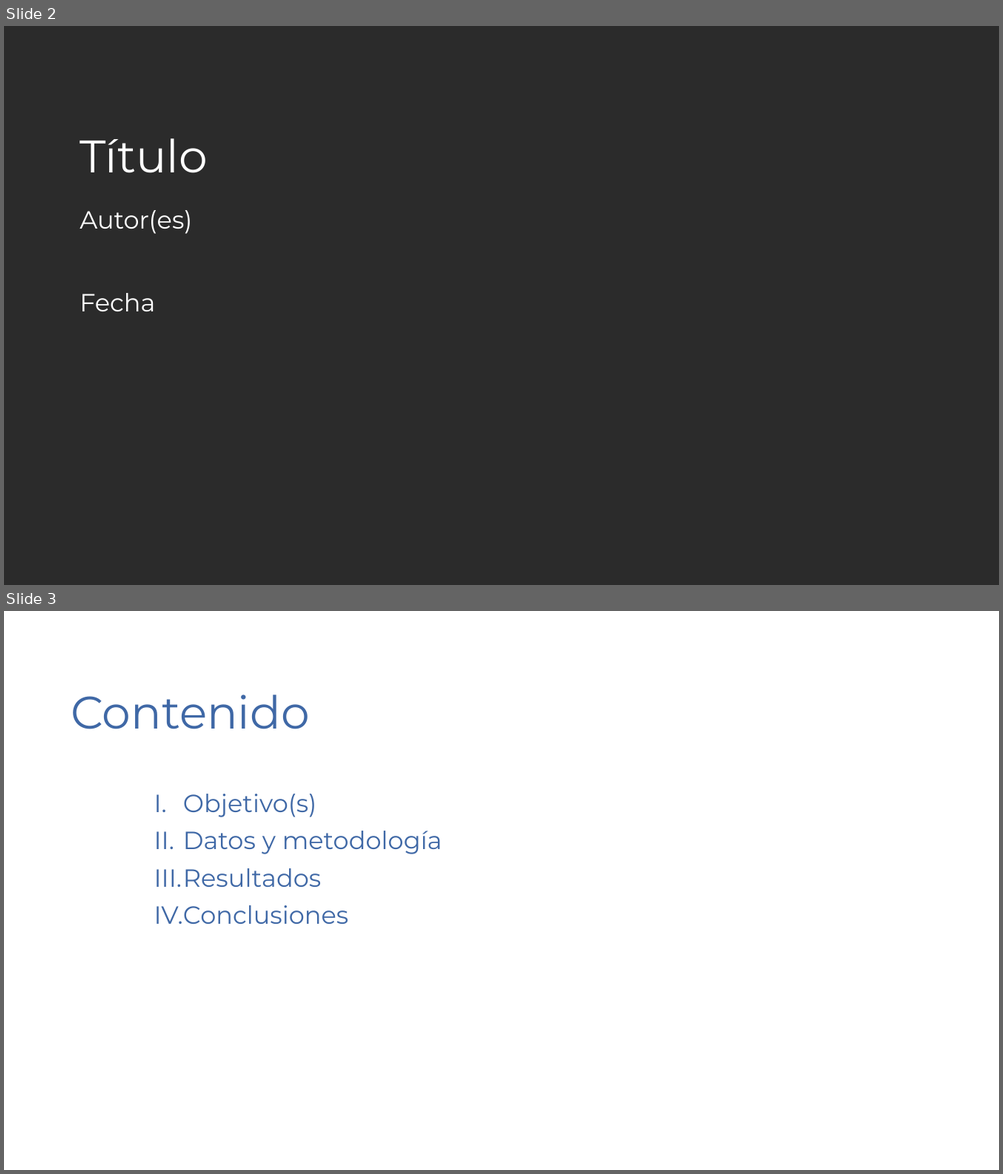
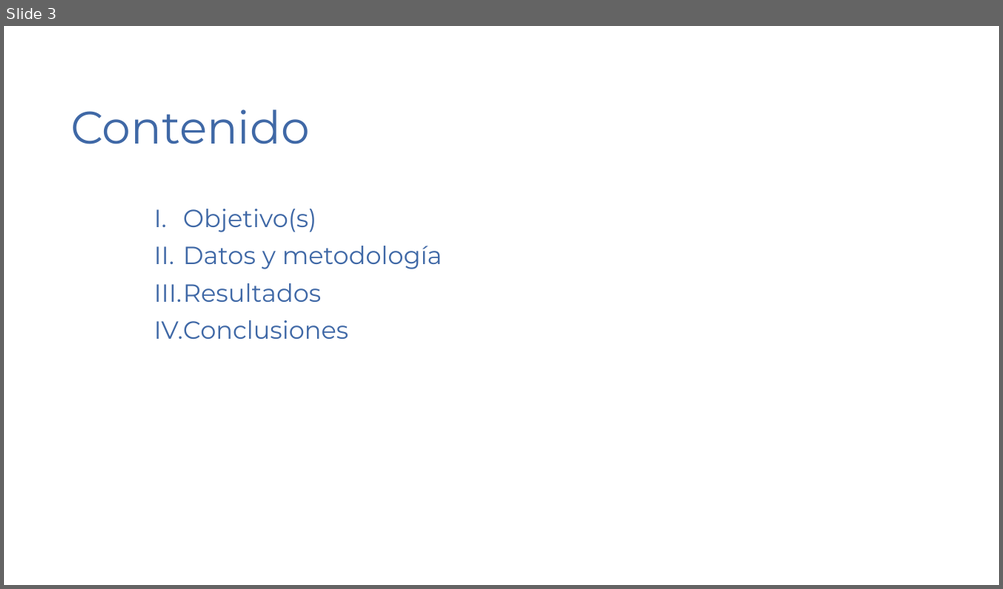
Before and after one commit to JoseBurg/sensibilidad-tc-recuadro, a slide deck: Template Presentación Recuadros.pptx. Shown one above the other, each under a label of ours: slides 2 and 3 before the commit, slide 3 after it. The pictures are 1003x1174 and 1003x589 pixels, drawn with LibreOffice and Linux fonts; fonts in the diff are those of the drawing; background and template pictures are left out; a plain dark background stands for a picture behind light text. Boxes give left, top, right and bottom in pixels: in the first picture for what was removed or moved away, otherwise in the second. Text is boxed around its words. In the diff, an @@ line names an element or a change of style, - is before the commit and + after.

```diff
--- a/Template Presentación Recuadros.pptx
+++ b/Template Presentación Recuadros.pptx
@@ slide 2 removed at bbox=[4, 26, 999, 585], background picture (left out) @@
@@ title removed at bbox=[79, 138, 208, 173] @@
-Título
@@ text removed at bbox=[79, 210, 192, 234] @@
-Autor(es)
@@ text removed at bbox=[79, 293, 155, 312] @@
-Fecha
```
Also in this commit, not shown: 2 slides added, 1 other slide removed, 4 other files.
